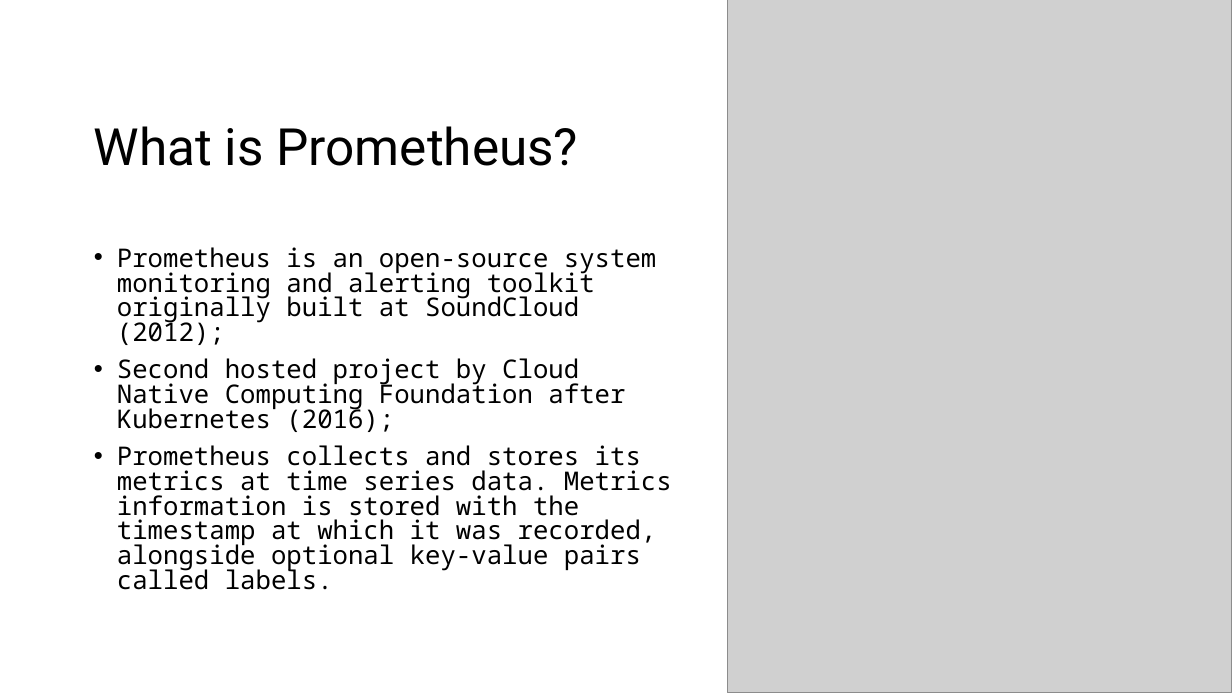
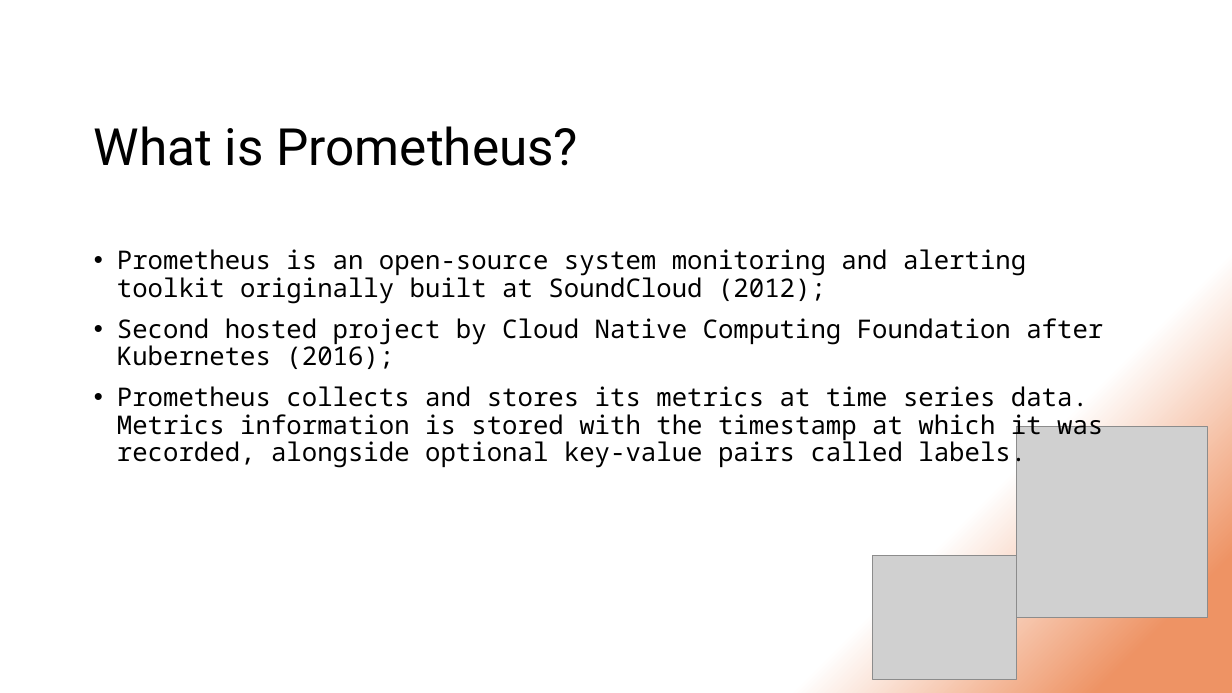
Before and after one commit to DStefanow/victoriametrics-poc, a slide deck: slide 6 of presentation-content/migrating-from-prometheus-to-vm.pptx. Drawn at 1232x693 pixels with LibreOffice and Linux fonts; fonts in the diff are those of the drawing; grey boxes stand for pictures. Boxes give left, top, right and bottom in pixels: in the first picture for what was removed or moved away, otherwise in the second. Text is boxed around its words. In the diff, an @@ line names an element or a change of style, - is before the commit and + after.

Commit message:
Change background for presentation

```diff
--- a/presentation-content/migrating-from-prometheus-to-vm.pptx
+++ b/presentation-content/migrating-from-prometheus-to-vm.pptx
@@ background #FFFFFF to gradient #FFFFFF to #EE9364 @@
@@ picture removed at (x1=727, y1=0, x2=1232, y2=693) @@
@@ text "Prometheus is an open-source system ..." at (x1=117, y1=249, x2=1103, y2=468): line spacing 0.8 to 0.9 @@
@@ picture added at (x1=1017, y1=427, x2=1208, y2=618) @@
@@ picture added at (x1=872, y1=555, x2=1017, y2=679) @@
```
Also in this commit, not shown: 46 other slides changed, 3 slides added, 3 slides removed.
